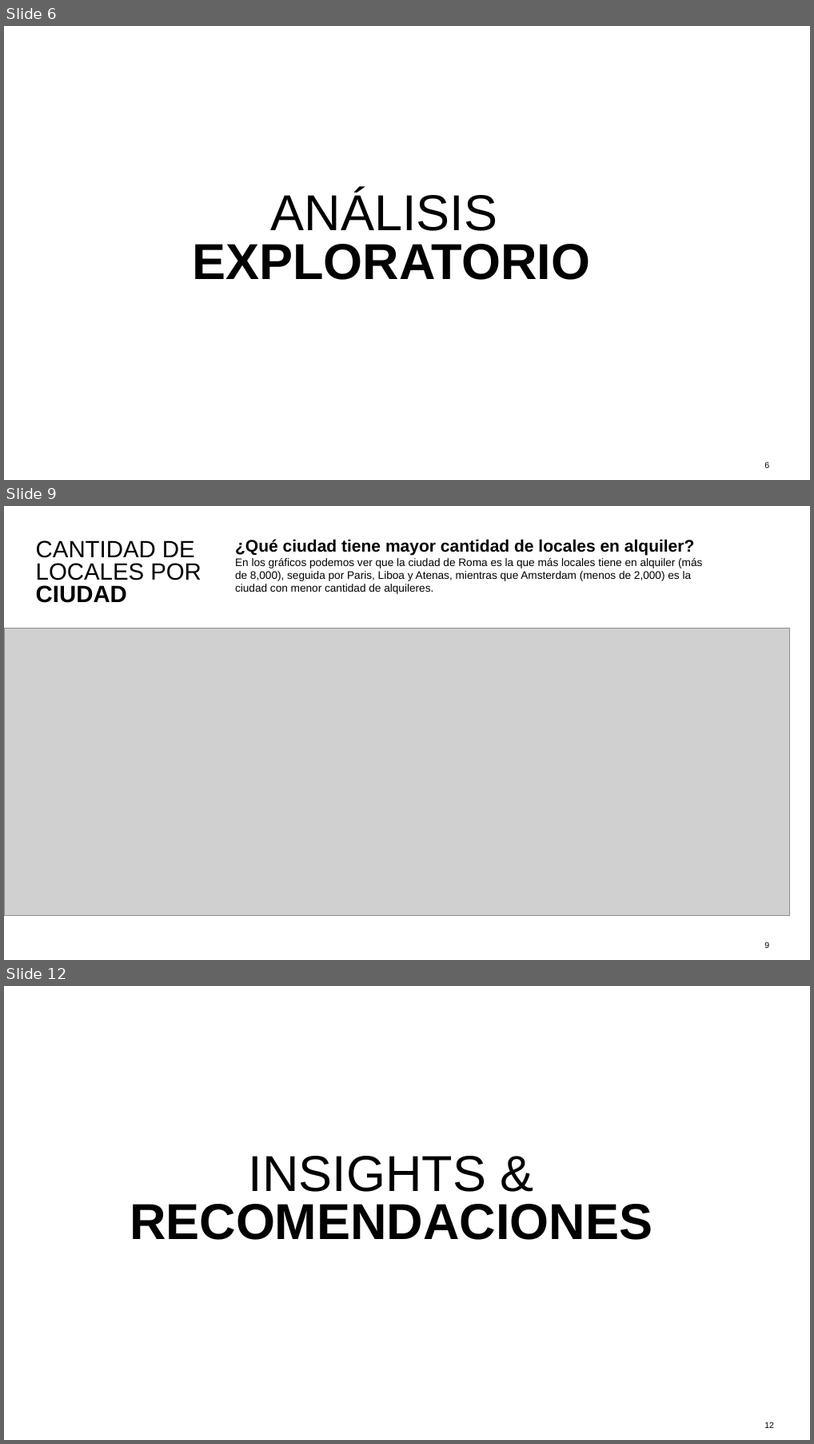
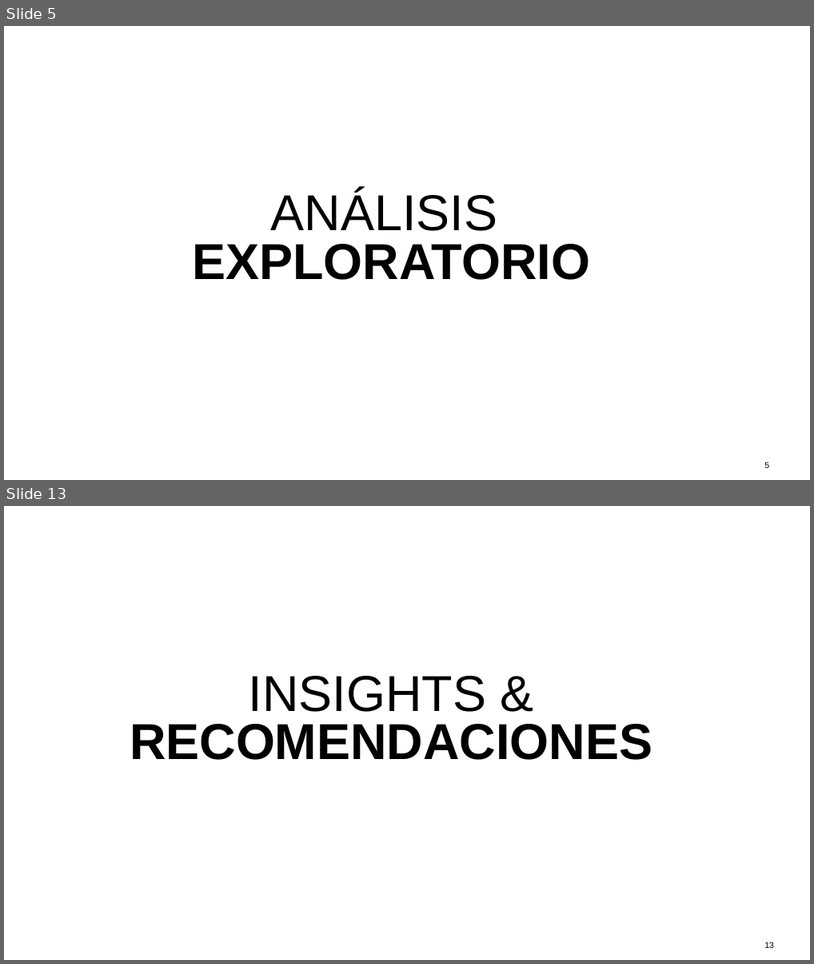
Before and after one commit to tekluis/CoderHouse, a slide deck: 11-PRESENTACION_TEK.pptx. Shown one above the other, each under a label of ours: slides 6, 9 and 12 before the commit, slides 5 and 13 after it; the slides between them are not shown. The pictures are 814x1444 and 814x964 pixels, drawn with LibreOffice and Linux fonts; fonts in the diff are those of the drawing; grey boxes stand for pictures. Boxes give left, top, right and bottom in pixels: in the first picture for what was removed or moved away, otherwise in the second. Text is boxed around its words. In the diff, an @@ line names an element or a change of style, - is before the commit and + after.

```diff
--- a/11-PRESENTACION_TEK.pptx
+++ b/11-PRESENTACION_TEK.pptx
@@ slide 9 removed at (x1=4, y1=506, x2=810, y2=960), background #FFFFFF @@
@@ text removed at (x1=36, y1=540, x2=202, y2=603) @@
-CANTIDAD DE LOCALES POR CIUDAD
@@ text removed at (x1=235, y1=539, x2=702, y2=594) @@
-¿Qué ciudad tiene mayor cantidad de locales en alquiler?
-En los gráficos podemos ver que la ciudad de Roma es la que más locales tiene en alquiler (más de 8,000), seguida por Paris, Liboa y Atenas, mientras que Amsterdam (menos de 2,000) es la ciudad con menor cantidad de alquileres.
@@ picture removed at (x1=4, y1=628, x2=790, y2=916) @@
@@ page number removed at (x1=765, y1=941, x2=770, y2=948) @@
-9
@@ what was slide 6 is now slide 5 @@
@@ page number at (x1=765, y1=461, x2=770, y2=468): text changed @@
-6
+5
@@ what was slide 12 is now slide 13 @@
```
Also in this commit, not shown: 8 slides changed, 2 slides added, 1 other file.
